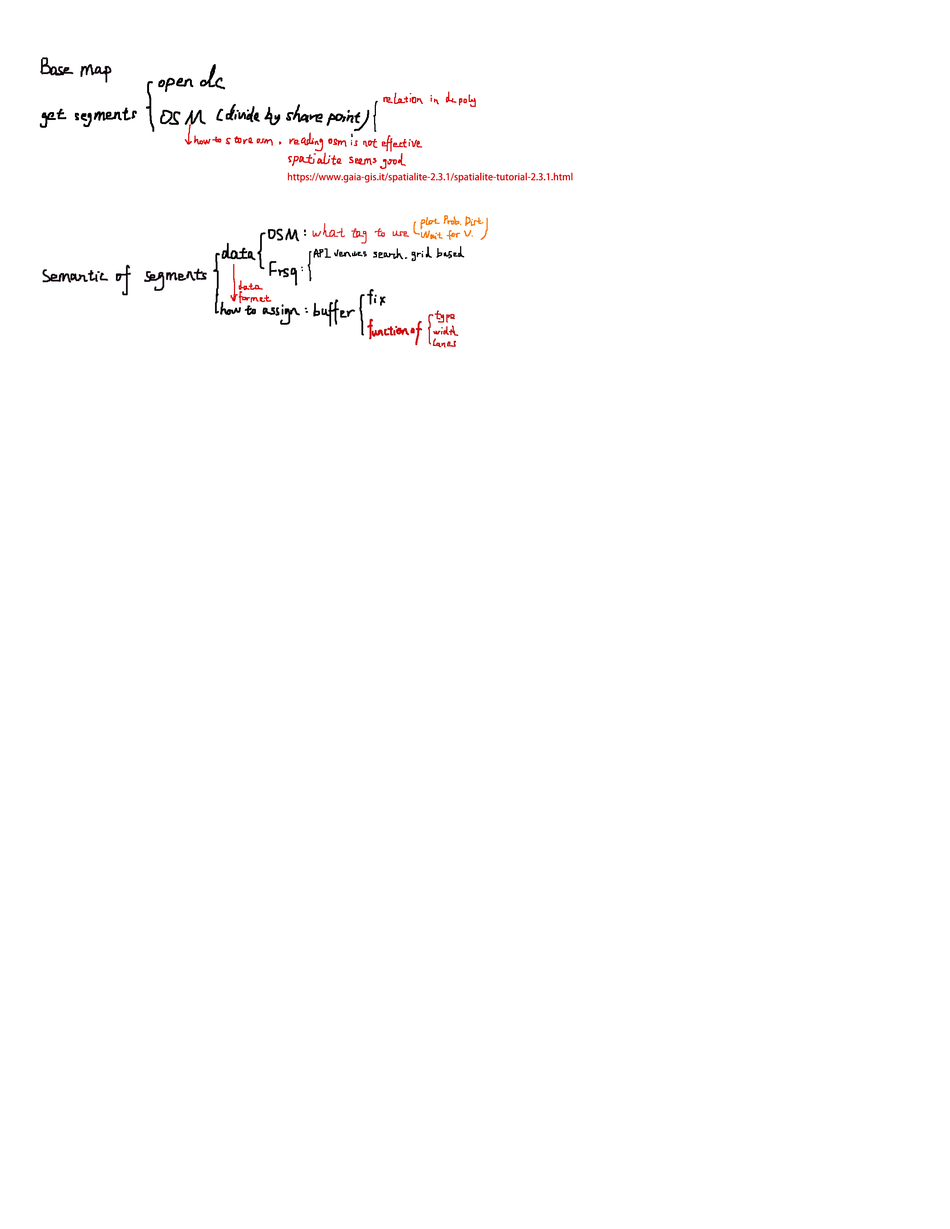
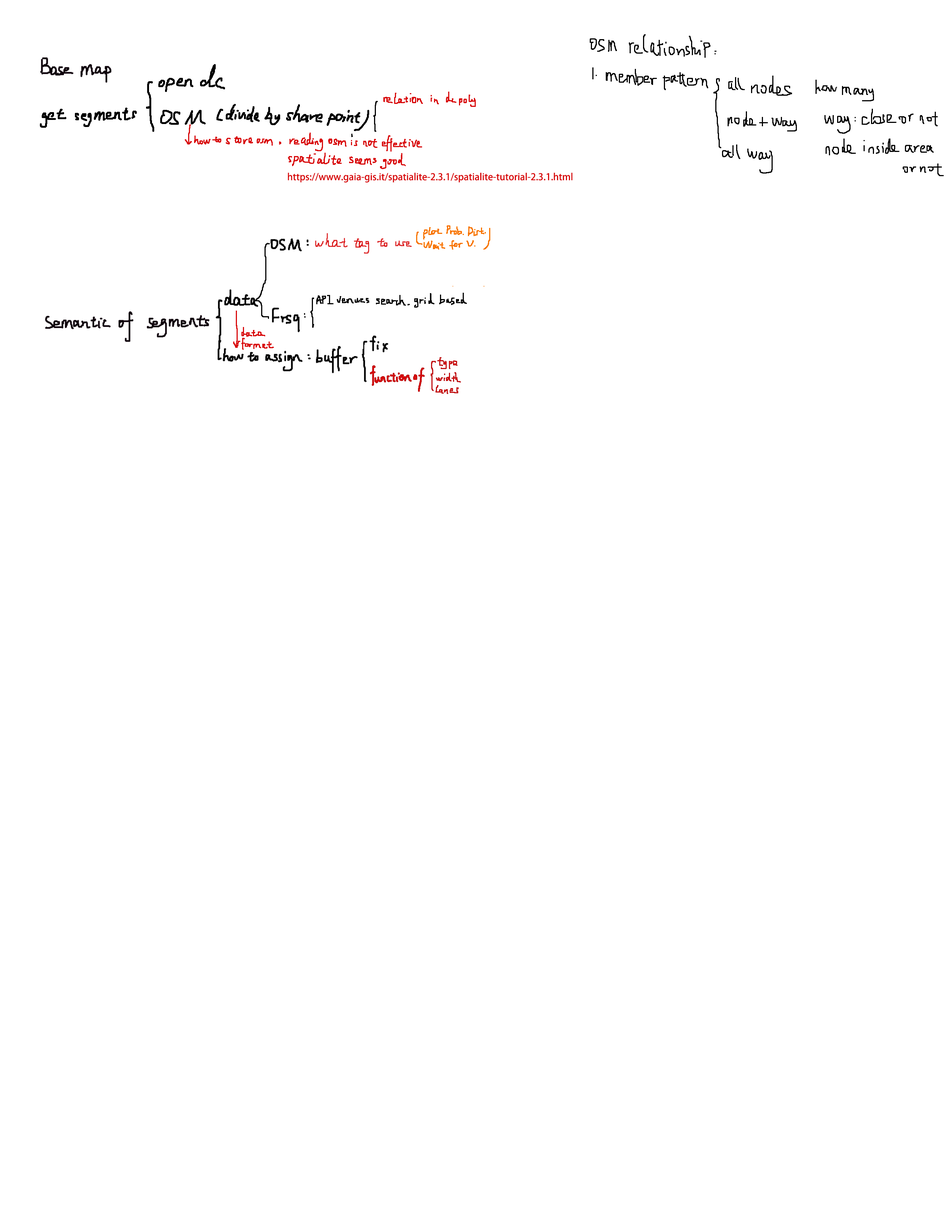
The second 950 × 1229 image is a revision of the first. Changes to its layers:
added group "Notes" with 2 layers above "Background" over [42,34,944,395]
moved "writting area" into group "Notes", painted on it over [42,34,944,395]
